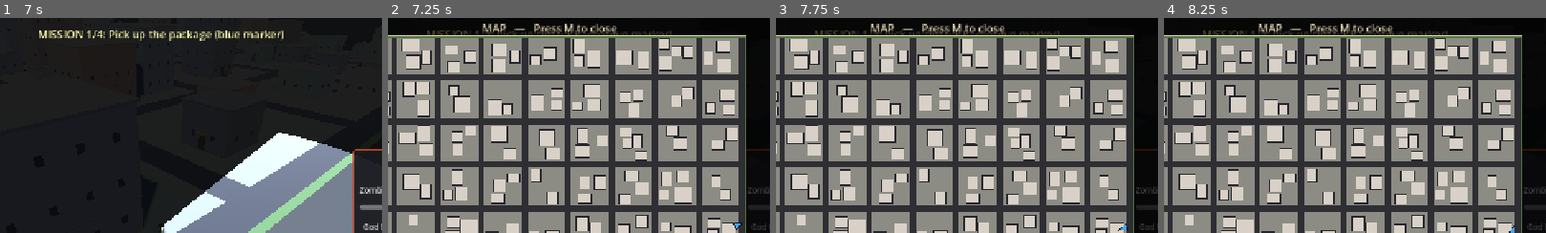
Above: before the commit, frames 1-4 (left to right).
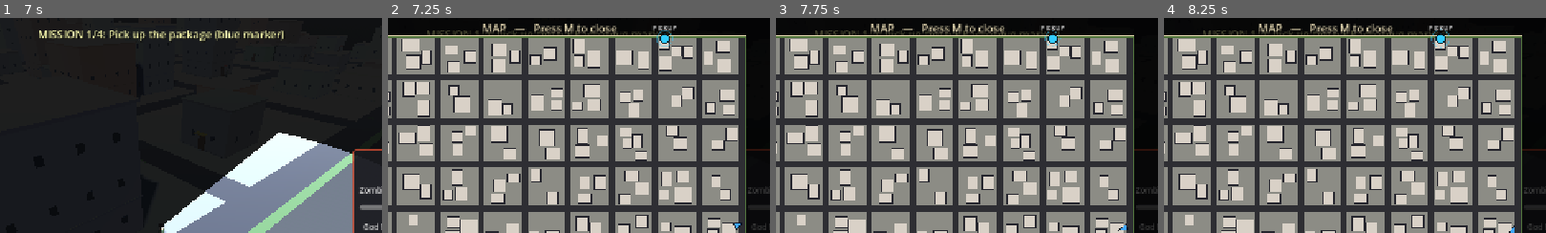
Above: after the commit, the same moments.

Repository: shaoqian2001/vibe-zombie
Game: Godot game, scene res://scenes/TitleMenu.tscn
Two runs of this game, one before a commit and one after it. Both use one fixed random seed, a clock stepped at 60 frames per second and the inputs below.
Inputs (mouse positions are % of the whole screen's width and height, from its top left):
- Up to frame 1 (7 s): click "Single Player" at 0.5 s; click "God Mode (Invincible)" at 1.25 s; click "Apply" at 2 s; click "Spawn Horde" at 2.75 s; tap F (interact) at 3.5, 5, 5.75, 6.5 s; move the mouse to (72, 45) at 3.52 s; hold D (move_right) 3.53-4.28 s; hold F (interact) 3.53-4.28 s; move the mouse to (30, 55) at 4.27 s; hold S (move_backward) 4.28-5.03 s; click (30, 55) at 4.35 s; move the mouse to (60, 28) at 5.02 s; hold D (move_right) 5.03-5.78 s; hold Shift (sprint) 5.03-5.78 s; move the mouse to (45, 70) at 5.77 s; hold W (move_forward) 5.78-6.53 s; tap 1 (weapon_1) at 5.85 s; move the mouse to (80, 65) at 6.52 s; hold A (move_left) from 6.53 s (still down); hold 2 (weapon_2) from 6.53 s (still down)
- Up to frame 2 (7.25 s): keep holding A (move_left); keep holding 2 (weapon_2); tap M (map) at 7.15 s
- Up to frame 3 (7.75 s): keep holding A (move_left); tap F (interact) at 7.25 s; move the mouse to (20, 35) at 7.27 s; release 2 (weapon_2) at 7.28 s; tap 3 (weapon_3) at 7.35 s
- Up to frame 4 (8.25 s): move the mouse to (55, 50) at 8.02 s; release A (move_left) at 8.03 s; hold S (move_backward) from 8.03 s (still down); hold 4 (weapon_4) from 8.03 s (still down)
The pictures show only the part of the screen within x 29-79%, y 0-50%; the shares and areas given below are measured in that part.

Frame 1 is identical in both runs. In frame 2, 0.3% of the frame differs, in the area x 69-76%, y 3-14%; in frame 3, 0.2%; in frame 4, 0.3%.

Commit message:
Fix mission markers not showing on map, improve 3D marker visibility
Map view was using old single-delivery-mission API with empty
dictionaries. Updated map_view.gd to query mission_system.get_map_markers()
for current objective positions/colors and render them with labels and
a pulsing ring animation.

3D markers are now larger (1.8x2.5 prism) with a vertical light beam
column from ground to marker, making them much easier to spot from the
isometric camera.

https://claude.ai/code/session_01DtQeNdRRyXf3EUTAWWMr4B

Diff:
--- a/scripts/main.gd
+++ b/scripts/main.gd
@@ -239,7 +239,7 @@
 	_map_view.set_script(MapView)
 	_map_view.name = "MapView"
 	add_child(_map_view)
-	_map_view.configure(world, player, {}, {}, false)
+	_map_view.configure(world, player, _mission_system)
 
 func _close_map() -> void:
 	_map_open = false
--- a/scripts/map_view.gd
+++ b/scripts/map_view.gd
@@ -17,8 +17,6 @@
 const MAP_BORDER_COLOR := Color(0.90, 0.85, 0.70)
 const PLAYER_COLOR     := Color(0.25, 0.65, 1.0)
 const PLAYER_OUTLINE   := Color(0.05, 0.08, 0.15)
-const PICKUP_COLOR     := Color(0.2, 0.8, 1.0)
-const DELIVERY_COLOR   := Color(1.0, 0.82, 0.15)
 
 class MapDrawer extends Control:
 	var view  # untyped ref back to the owning CanvasLayer script
@@ -28,17 +26,13 @@
 
 var _world: Node3D
 var _player: Node3D
-var _pickup_building: Dictionary = {}
-var _delivery_building: Dictionary = {}
-var _has_package: bool = false
+var _mission_system: Node = null
 var _drawer: MapDrawer = null
 
-func configure(world: Node3D, player: Node3D, pickup: Dictionary, delivery: Dictionary, has_package: bool) -> void:
+func configure(world: Node3D, player: Node3D, mission_system: Node) -> void:
 	_world = world
 	_player = player
-	_pickup_building = pickup
-	_delivery_building = delivery
-	_has_package = has_package
+	_mission_system = mission_system
 	if _drawer:
 		_drawer.queue_redraw()
 
@@ -51,21 +45,18 @@
 		_drawer.queue_redraw()
 
 func _build_ui() -> void:
-	# Dim overlay — catches clicks so the world behind does not receive them
 	var dim := ColorRect.new()
 	dim.color = BG_DIM_COLOR
 	dim.set_anchors_preset(Control.PRESET_FULL_RECT)
 	dim.mouse_filter = Control.MOUSE_FILTER_STOP
 	add_child(dim)
 
-	# Drawer covers the full viewport; _render_map picks out a centered square region
 	_drawer = MapDrawer.new()
 	_drawer.view = self
 	_drawer.set_anchors_preset(Control.PRESET_FULL_RECT)
 	_drawer.mouse_filter = Control.MOUSE_FILTER_IGNORE
 	add_child(_drawer)
 
-	# Title / hint at the very top of the screen
 	var title := Label.new()
 	title.text = "MAP   —   Press M to close"
 	title.horizontal_alignment = HORIZONTAL_ALIGNMENT_CENTER
@@ -88,7 +79,6 @@
 		return
 
 	var vp := ctrl.size
-	# Compute the largest square that fits within the viewport honouring margins
 	var avail_h := vp.y - TOP_MARGIN - BOTTOM_MARGIN
 	var avail_w := vp.x - SIDE_MIN_MARGIN * 2.0
 	var map_side := minf(avail_h, avail_w)
@@ -98,7 +88,6 @@
 	var oy := TOP_MARGIN + (avail_h - map_side) * 0.5
 	var rect := Rect2(ox, oy, map_side, map_side)
 
-	# Grass background
 	ctrl.draw_rect(rect, GRASS_COLOR, true)
 
 	var world_half: float = _world.map_half
@@ -112,7 +101,6 @@
 	var total := nb * cell_size
 	var grid_origin := -total * 0.5
 
-	# Sidewalks (lighter) and roads between blocks
 	for row in range(nb):
 		for col in range(nb):
 			var bx := grid_origin + col * cell_size
@@ -127,7 +115,6 @@
 				_world_rect(bx, bz + block_size, bx + cell_size, bz + block_size + road_w, center, s),
 				ROAD_COLOR, true)
 
-	# Buildings
 	for binfo in _world.buildings:
 		var bpos: Vector3 = binfo.node.position
 		var hw: float = binfo.width * 0.5
@@ -136,18 +123,19 @@
 		ctrl.draw_rect(br, BUILDING_COLOR, true)
 		ctrl.draw_rect(br, BUILDING_BORDER, false, 1.0)
 
-	# Outer map border on top of contents
 	ctrl.draw_rect(rect, MAP_BORDER_COLOR, false, 2.0)
 
-	# Mission markers — only show whichever objective is currently active
-	if not _has_package and not _pickup_building.is_empty():
-		var pp: Vector3 = _pickup_building.node.position
-		_draw_marker(ctrl, _world_point(pp.x, pp.z, center, s), PICKUP_COLOR)
-	if _has_package and not _delivery_building.is_empty():
-		var dp: Vector3 = _delivery_building.node.position
-		_draw_marker(ctrl, _world_point(dp.x, dp.z, center, s), DELIVERY_COLOR)
+	# Mission markers from the mission system
+	if _mission_system and _mission_system.has_method("get_map_markers"):
+		var markers: Array = _mission_system.get_map_markers()
+		for m in markers:
+			var mpos: Vector3 = m.position
+			var screen_pos := _world_point(mpos.x, mpos.z, center, s)
+			var color: Color = m.color
+			var label_text: String = m.get("label", "")
+			_draw_marker(ctrl, screen_pos, color, label_text)
 
-	# Player arrow — facing direction from player's transform
+	# Player arrow
 	var ppos: Vector3 = _player.global_position
 	var pscreen := _world_point(ppos.x, ppos.z, center, s)
 	var forward: Vector3 = _player.global_transform.basis.z
@@ -157,9 +145,17 @@
 	fwd2 = fwd2.normalized()
 	_draw_player_arrow(ctrl, pscreen, fwd2)
 
-func _draw_marker(ctrl: Control, pos: Vector2, color: Color) -> void:
-	ctrl.draw_circle(pos, 7.0, color)
-	ctrl.draw_arc(pos, 7.0, 0.0, TAU, 24, Color(0, 0, 0, 0.8), 1.5)
+func _draw_marker(ctrl: Control, pos: Vector2, color: Color, label_text: String) -> void:
+	ctrl.draw_circle(pos, 8.0, color)
+	ctrl.draw_arc(pos, 8.0, 0.0, TAU, 24, Color(0, 0, 0, 0.8), 2.0)
+	# Pulsing outer ring
+	var pulse := 0.5 + 0.5 * sin(Time.get_ticks_msec() * 0.004)
+	ctrl.draw_arc(pos, 12.0 + pulse * 3.0, 0.0, TAU, 24, Color(color.r, color.g, color.b, 0.4), 1.5)
+	if label_text != "":
+		var font := ThemeDB.fallback_font
+		var font_size := 11
+		var text_size := font.get_string_size(label_text, HORIZONTAL_ALIGNMENT_CENTER, -1, font_size)
+		ctrl.draw_string(font, pos + Vector2(-text_size.x * 0.5, -14.0), label_text, HORIZONTAL_ALIGNMENT_CENTER, -1, font_size, Color(1, 1, 1, 0.9))
 
 func _draw_player_arrow(ctrl: Control, pos: Vector2, forward: Vector2) -> void:
 	var size := 9.0
--- a/scripts/mission_system.gd
+++ b/scripts/mission_system.gd
@@ -109,8 +109,10 @@
 
 	# Animate marker
 	if _current_marker and is_instance_valid(_current_marker):
-		_current_marker.rotation.y += delta * 1.5
-		_current_marker.position.y += sin(Time.get_ticks_msec() * 0.003) * delta * 0.5
+		var root: Node3D = _current_marker.get_meta("marker_root", null)
+		if root and is_instance_valid(root):
+			root.rotation.y += delta * 1.5
+			root.position.y += sin(Time.get_ticks_msec() * 0.003) * delta * 0.3
 
 func get_objective_text() -> String:
 	if current_mission_index < 0 or current_mission_index >= missions.size():
@@ -155,6 +157,29 @@
 func check_rescue(player_pos: Vector3) -> bool:
 	return _rescue_visible and player_pos.distance_to(_rescue_pos) < 3.0
 
+func get_map_markers() -> Array:
+	var markers: Array = []
+	if current_mission_index < 0 or current_mission_index >= missions.size():
+		if _rescue_visible:
+			markers.append({position = _rescue_pos, color = Color(0.1, 1.0, 0.2), label = "RESCUE"})
+		return markers
+
+	var mission: Dictionary = missions[current_mission_index]
+	match mission.type:
+		MissionType.DELIVERY:
+			if not mission.get("picked_up", false):
+				markers.append({position = mission.pickup_pos, color = Color(0.2, 0.8, 1.0), label = "PICKUP"})
+			else:
+				markers.append({position = mission.delivery_pos, color = Color(1.0, 0.82, 0.15), label = "DELIVER"})
+		MissionType.HOLD_ZONE:
+			markers.append({position = mission.position, color = Color(0.9, 0.4, 0.1), label = "HOLD"})
+		MissionType.ELIMINATION:
+			markers.append({position = mission.position, color = Color(1.0, 0.2, 0.2), label = "ELIMINATE"})
+
+	if _rescue_visible:
+		markers.append({position = _rescue_pos, color = Color(0.1, 1.0, 0.2), label = "RESCUE"})
+	return markers
+
 # ------------------------------------------------------------------
 # Internal
 # ------------------------------------------------------------------
@@ -426,21 +451,48 @@
 	return area
 
 func _create_marker(pos: Vector3, color: Color) -> MeshInstance3D:
+	var root := Node3D.new()
+	root.position = pos
+	_main.add_child(root)
+
+	# Downward-pointing prism
 	var mat := StandardMaterial3D.new()
-	mat.albedo_color = Color(color.r, color.g, color.b, 0.85)
+	mat.albedo_color = Color(color.r, color.g, color.b, 0.9)
 	mat.shading_mode = BaseMaterial3D.SHADING_MODE_UNSHADED
 	mat.transparency = BaseMaterial3D.TRANSPARENCY_ALPHA
 
 	var mesh := PrismMesh.new()
-	mesh.size = Vector3(1.2, 1.8, 1.2)
+	mesh.size = Vector3(1.8, 2.5, 1.8)
 	mesh.material = mat
 
-	var mi := MeshInstance3D.new()
-	mi.mesh = mesh
-	mi.position = pos
-	mi.rotation_degrees.x = 180
-	_main.add_child(mi)
-	return mi
+	var prism := MeshInstance3D.new()
+	prism.mesh = mesh
+	prism.rotation_degrees.x = 180
+	root.add_child(prism)
+
+	# Vertical light beam from ground to marker
+	var beam_mat := StandardMaterial3D.new()
+	beam_mat.albedo_color = Color(color.r, color.g, color.b, 0.3)
+	beam_mat.shading_mode = BaseMaterial3D.SHADING_MODE_UNSHADED
+	beam_mat.transparency = BaseMaterial3D.TRANSPARENCY_ALPHA
+	beam_mat.cull_mode = BaseMaterial3D.CULL_DISABLED
+
+	var beam_height: float = pos.y
+	var beam_mesh := CylinderMesh.new()
+	beam_mesh.top_radius = 0.15
+	beam_mesh.bottom_radius = 0.15
+	beam_mesh.height = beam_height
+	beam_mesh.material = beam_mat
+
+	var beam := MeshInstance3D.new()
+	beam.mesh = beam_mesh
+	beam.position.y = -beam_height * 0.5
+	root.add_child(beam)
+
+	# Use the root's MeshInstance3D-like reference for animation — return the prism
+	# but store the root so cleanup works via the parent
+	prism.set_meta("marker_root", root)
+	return prism
 
 func _create_zone_visual(pos: Vector3, radius: float) -> MeshInstance3D:
 	var mat := StandardMaterial3D.new()
@@ -471,5 +523,9 @@
 	_current_zone_visual = null
 
 	if _current_marker and is_instance_valid(_current_marker):
-		_current_marker.queue_free()
+		var root: Node3D = _current_marker.get_meta("marker_root", null)
+		if root and is_instance_valid(root):
+			root.queue_free()
+		else:
+			_current_marker.queue_free()
 	_current_marker = null
